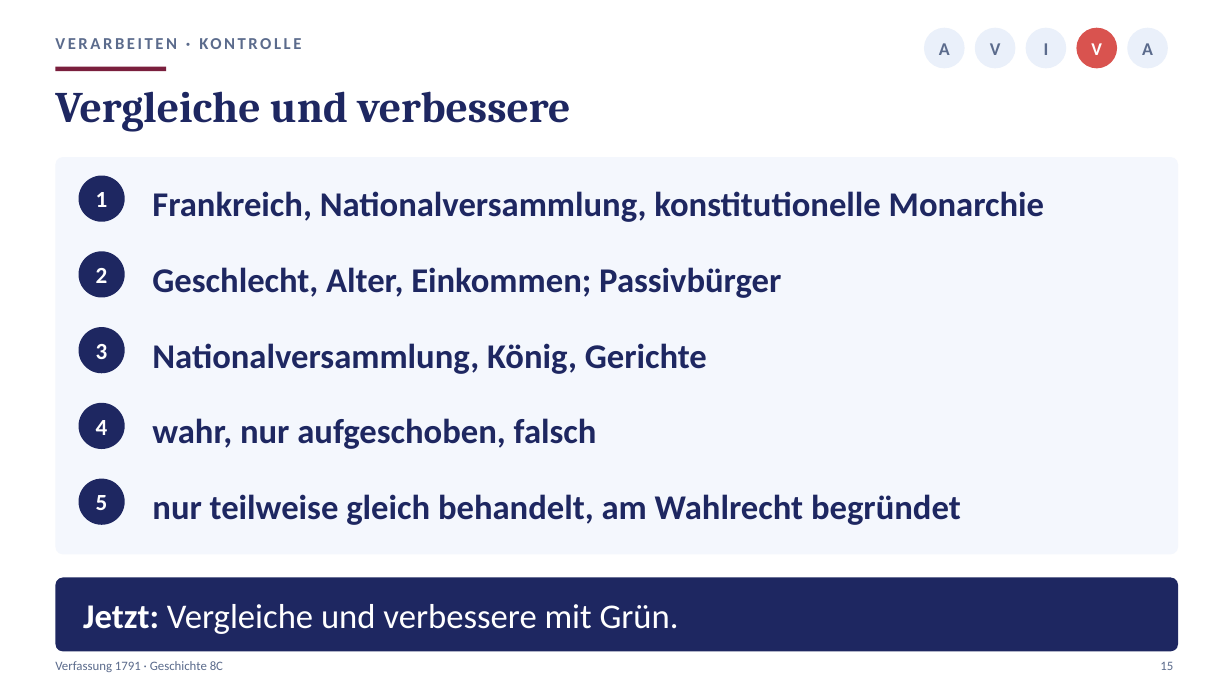
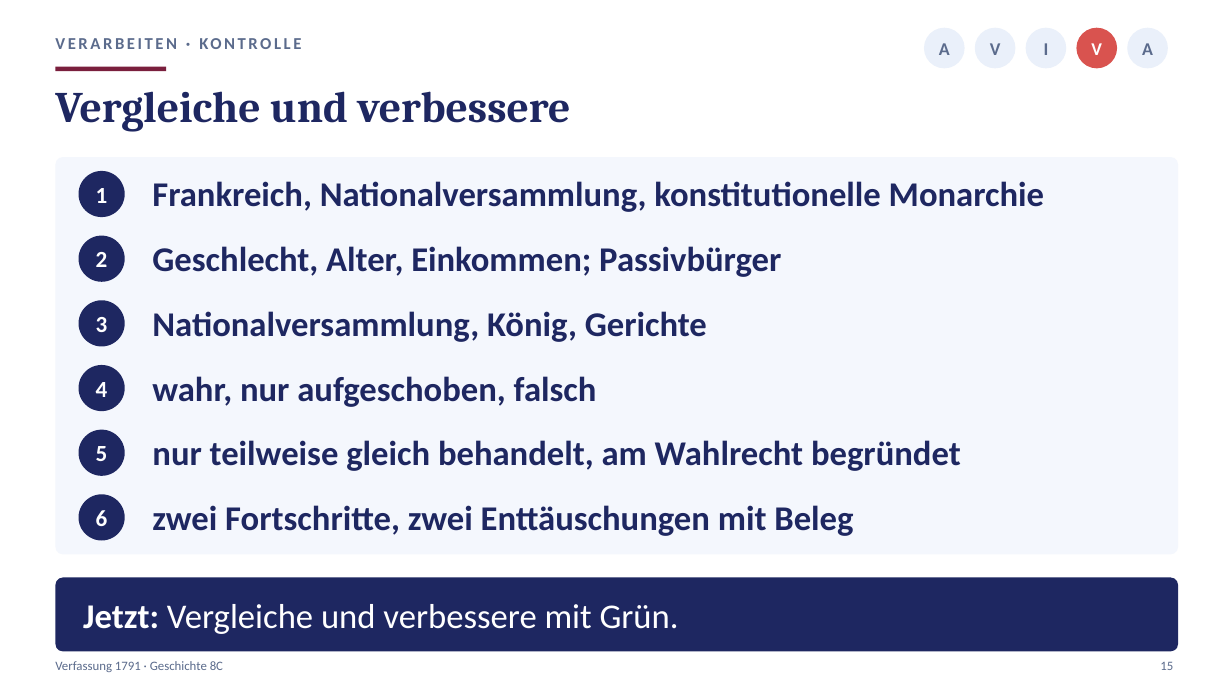
Before and after one commit to golzkonstantin-gif/Schule, a slide deck: slide 15 of Geschichte_8/Stunde5_Verfassung/Praesentation_Stunde5_Verfassung_8C.pptx. Drawn at 1232x693 pixels with LibreOffice and Linux fonts; fonts in the diff are those of the drawing. Boxes give left, top, right and bottom in pixels: in the first picture for what was removed or moved away, otherwise in the second. Text is boxed around its words. In the diff, an @@ line names an element or a change of style, - is before the commit and + after.

```diff
--- a/Geschichte_8/Stunde5_Verfassung/Praesentation_Stunde5_Verfassung_8C.pptx
+++ b/Geschichte_8/Stunde5_Verfassung/Praesentation_Stunde5_Verfassung_8C.pptx
@@ text "1": place and size @@
-text "1" at box(96, 192, 108, 207)
+text "1" at box(96, 188, 108, 203)
@@ ellipse: place and size @@
-ellipse at box(79, 176, 125, 222)
+ellipse at box(79, 171, 125, 217)
@@ text "Frankreich, Nationalversammlung, konstitutionelle Monarchie": place and size @@
-text "Frankreich, Nationalversammlung, konstitutionelle Monarchie" at box(152, 191, 1044, 222)
+text "Frankreich, Nationalversammlung, konstitutionelle Monarchie" at box(152, 181, 1044, 212)
@@ text "2": place and size @@
-text "2" at box(96, 268, 108, 283)
+text "2" at box(96, 252, 108, 267)
@@ ellipse: place and size @@
-ellipse at box(79, 251, 125, 298)
+ellipse at box(79, 236, 125, 282)
@@ text "Geschlecht, Alter, Einkommen; Passivbürger": place and size @@
-text "Geschlecht, Alter, Einkommen; Passivbürger" at box(152, 267, 781, 298)
+text "Geschlecht, Alter, Einkommen; Passivbürger" at box(152, 246, 781, 277)
@@ text "Nationalversammlung, König, Gerichte": place and size @@
-text "Nationalversammlung, König, Gerichte" at box(152, 343, 707, 374)
+text "Nationalversammlung, König, Gerichte" at box(152, 311, 707, 342)
@@ text "3": place and size @@
-text "3" at box(96, 344, 108, 359)
+text "3" at box(96, 317, 108, 332)
@@ ellipse: place and size @@
-ellipse at box(79, 327, 125, 373)
+ellipse at box(79, 300, 125, 347)
@@ text "wahr, nur aufgeschoben, falsch": place and size @@
-text "wahr, nur aufgeschoben, falsch" at box(152, 418, 597, 449)
+text "wahr, nur aufgeschoben, falsch" at box(152, 376, 597, 407)
@@ text "4": place and size @@
-text "4" at box(96, 420, 108, 435)
+text "4" at box(96, 382, 108, 397)
@@ ellipse: place and size @@
-ellipse at box(79, 403, 125, 449)
+ellipse at box(79, 365, 125, 411)
@@ text "5": place and size @@
-text "5" at box(96, 495, 108, 510)
+text "5" at box(96, 446, 108, 461)
@@ ellipse: place and size @@
-ellipse at box(79, 479, 125, 525)
+ellipse at box(79, 430, 125, 476)
@@ text "nur teilweise gleich behandelt, am ...": place and size @@
-text "nur teilweise gleich behandelt, am ..." at box(152, 494, 961, 525)
+text "nur teilweise gleich behandelt, am ..." at box(152, 440, 961, 471)
@@ ellipse added at box(79, 494, 125, 541), fill #1E2761 @@
@@ text added at box(152, 505, 853, 536), 27 pt, text #1E2761, bold @@
+zwei Fortschritte, zwei Enttäuschungen mit Beleg
@@ text added at box(96, 510, 108, 526), 18 pt, text #FFFFFF, bold @@
+6
```
Also in this commit, not shown: 2 other slides changed, 12 other files.
